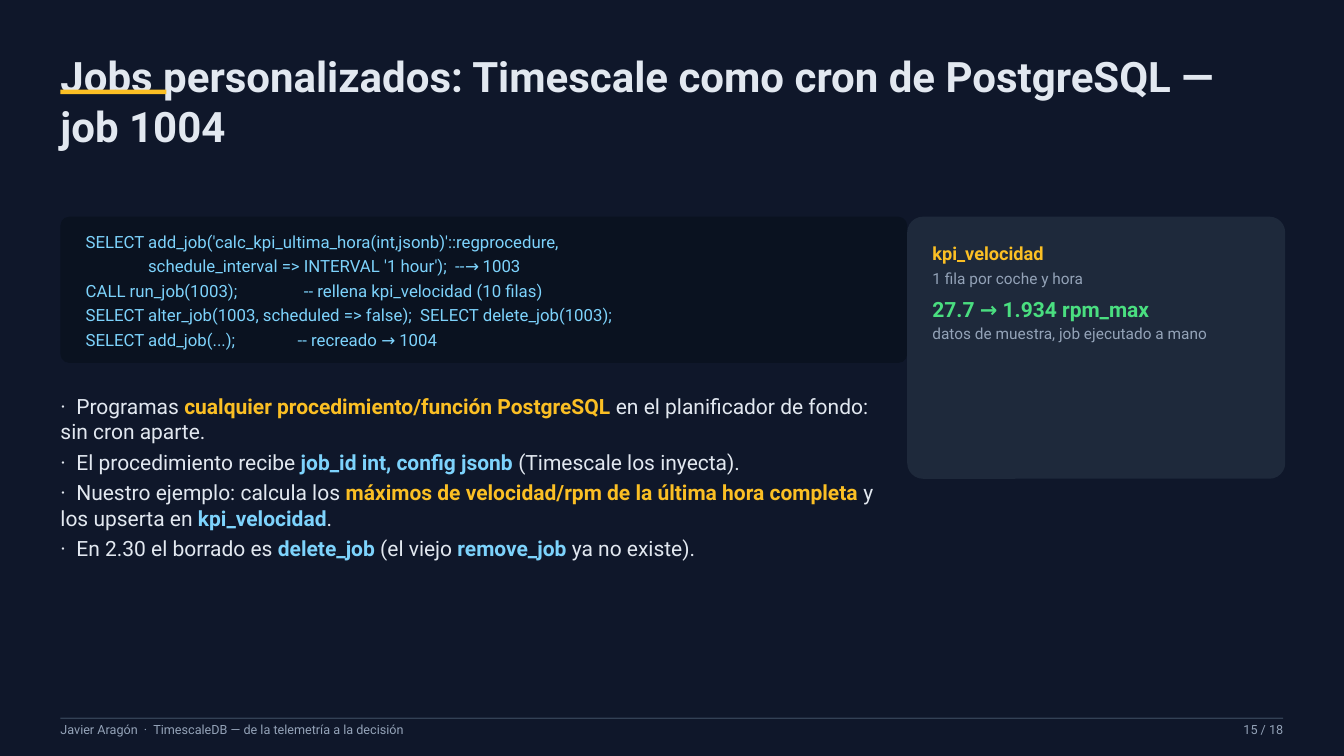
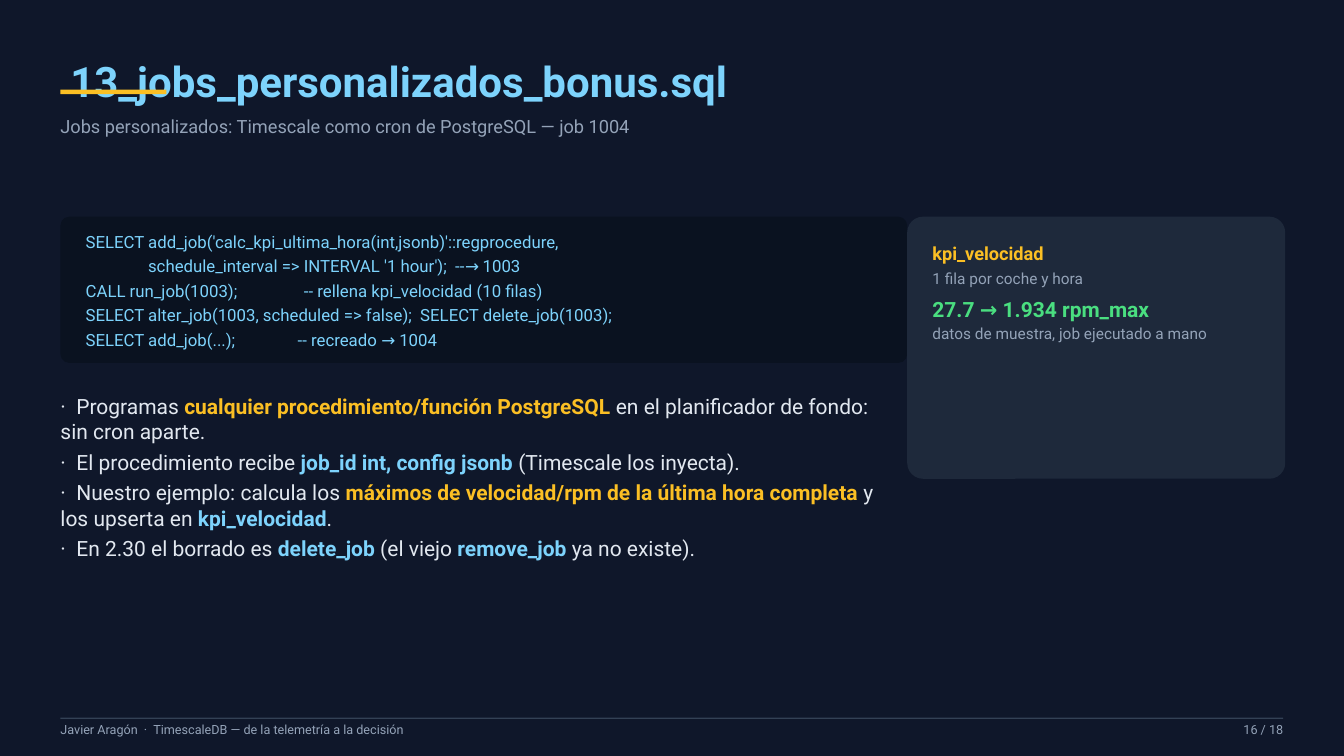
Before and after one commit to xavipuerto/autometrics-demo, a slide deck: slide 16 of presentacion/TimescaleDB-PPT-Javier.pptx (slide 15 before the commit). Drawn at 1344x756 pixels with LibreOffice and Linux fonts; fonts in the diff are those of the drawing. Boxes give left, top, right and bottom in pixels: in the first picture for what was removed or moved away, otherwise in the second. Text is boxed around its words. In the diff, an @@ line names an element or a change of style, - is before the commit and + after.

```diff
--- a/presentacion/TimescaleDB-PPT-Javier.pptx
+++ b/presentacion/TimescaleDB-PPT-Javier.pptx
@@ text added at <box>70,65,727,106</box>, 30 pt, text #7DD3FC, bold @@
+13_jobs_personalizados_bonus.sql
@@ text "Jobs personalizados: Timescale como cron ...": place and size @@
-text "Jobs personalizados: Timescale como cron ..." at <box>60,60,1171,151</box>
+text "Jobs personalizados: Timescale como cron ..." at <box>60,119,630,137</box>
@@ text "Jobs personalizados: Timescale como cron ..." at <box>60,119,630,137</box>: size 30 to 13 pt, text colour #E2E8F0 to #94A3B8, bold off @@
@@ text at <box>1243,725,1283,734</box>: text changed @@
-15 / 18
+16 / 18
```
Also in this commit, not shown: 15 other slides changed, 1 other file.
